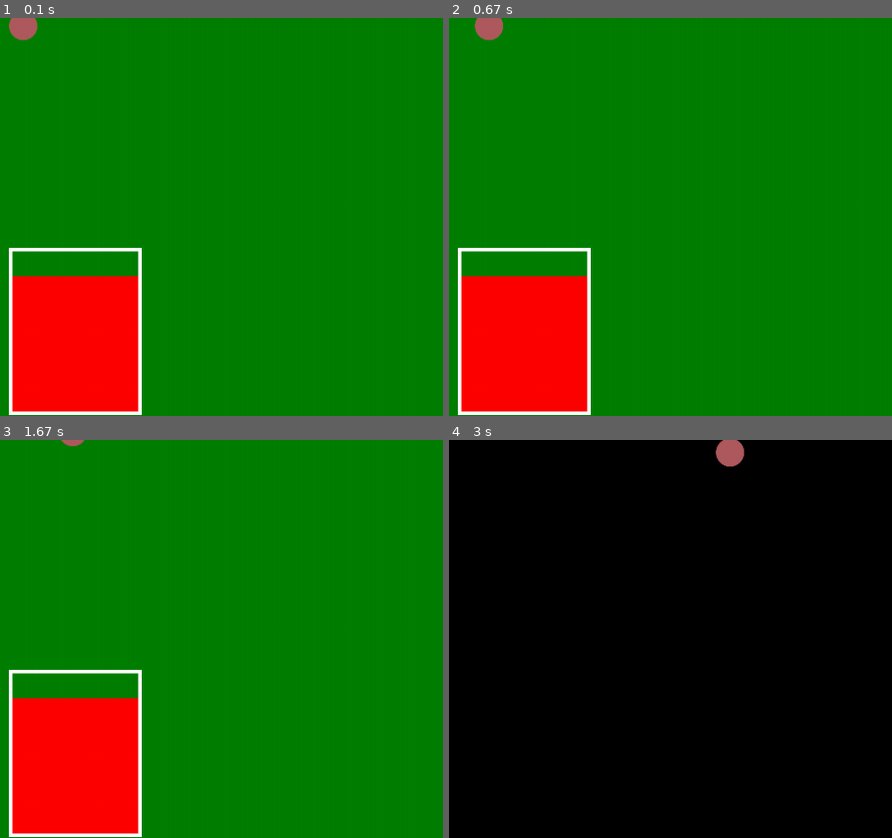
Above: before the commit, frames 1-4 (two rows, left to right).
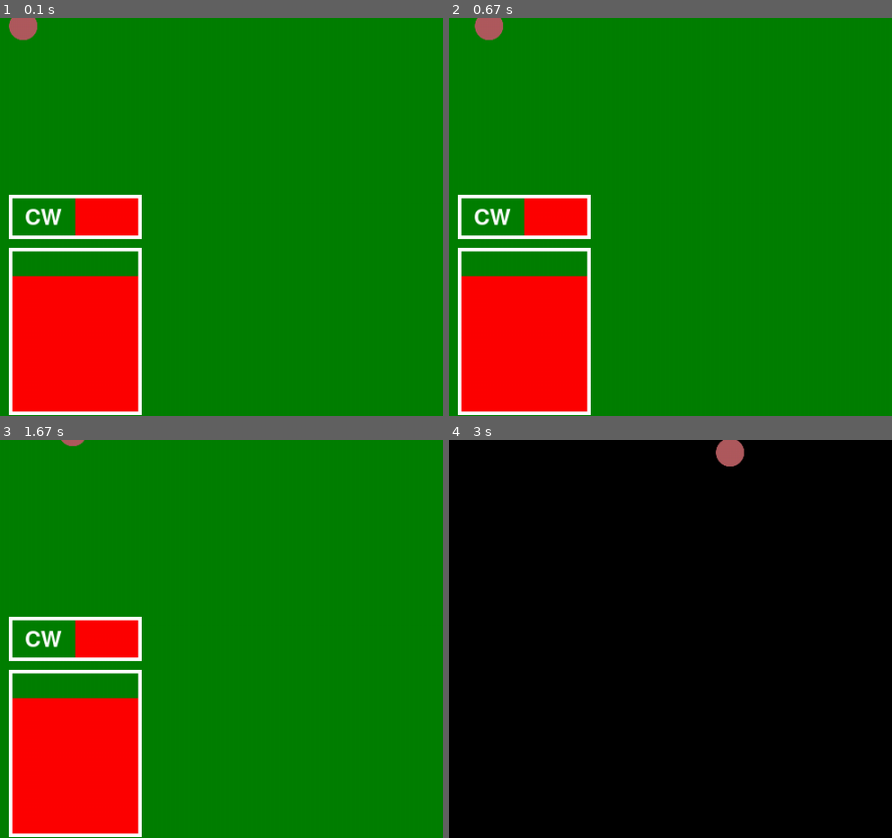
Above: after the commit, the same moments.

Repository: b7duongcs/PyGame-Disc-Golf
Game: pygame game, started from main.py
Same seed, same stepped clock (60 frames per second), same inputs: the game is played once before the commit and once after it.
Inputs:
- Up to frame 1 (0.1 s): no input
- Up to frame 2 (0.67 s): hold D from 0.33 s (still down)
- Up to frame 3 (1.67 s): release D at 0.8 s; hold W 0.83-1.13 s; hold D 1.17-1.63 s
- Up to frame 4 (3 s): no input
The pictures show only the part of the screen within x 0-50%, y 49-99%; the shares and areas given below are measured in that part.

The runs differ from the first frame. In frame 1, 2.3% of the frame differs, in the area x 2-32%, y 44-56%; in frame 2, 2.3%; in frame 3, 2.3%; in frame 4, nothing differs.

Commit message:
add rotation visual

Diff:
--- a/main.py
+++ b/main.py
@@ -22,11 +22,13 @@
 #fonts
 TIMER_FONT = pygame.font.Font('freesansbold.ttf', 32)
 GRAPH_FONT = pygame.font.Font('freesansbold.ttf', 10)
+ROTATION_FONT = pygame.font.Font('freesansbold.ttf', 25)
 
 #adjustment factors
 FT_TO_PIXELS = 5
 INTERVAL_LEN = 50
 BORDER = 10
+BAR_THICKNESS = 4
 
 #disc constants
 DISC_SIZE = 32
@@ -35,14 +37,27 @@
 START_X = BORDER
 START_Y = (HEIGHT - DISC_SIZE) / 2
 
-#parameter controls
+#launch speed
 MAX_SPEED = 27 #m/s
 PIXELS_PER_MS = 7
 PB_X = START_X
 PB_Y = HEIGHT - (MAX_SPEED * PIXELS_PER_MS + BORDER)
 PB_WIDTH = 150
-BAR_THICKNESS = 4
 POWER_BAR = pygame.Rect(PB_X, PB_Y, PB_WIDTH, MAX_SPEED * PIXELS_PER_MS)
+
+#rotation
+ROT_HEIGHT = 50
+ROT_X = START_X
+ROT_Y = PB_Y - ROT_HEIGHT - BORDER
+ROT_WIDTH = PB_WIDTH
+ROT_BUTTON = pygame.Rect(ROT_X, ROT_Y, ROT_WIDTH, ROT_HEIGHT)
+
+COVER_Y = ROT_Y + BAR_THICKNESS
+COVER_W = (ROT_WIDTH - 2*BAR_THICKNESS) / 2
+COVER_H = ROT_HEIGHT - 2*BAR_THICKNESS
+COVER_OFFSET = (ROT_WIDTH - 2*BAR_THICKNESS) / 2
+
+ROT_TEXT_Y = COVER_Y + BORDER
 
 #xz graph constants
 GRAPH_UPPER_Y_BOUND = HEIGHT - 65
@@ -54,8 +69,6 @@
 GRAPH_TITLE_Y = GRAPH_UPPER_Y_BOUND - 20
 
 def draw_window(disc, parameters, graph_disc, colour, time, ticks=0):
-    power_bar_fill = pygame.Rect(PB_X + BAR_THICKNESS, PB_Y + PIXELS_PER_MS*(27 - parameters.launch_speed), PB_WIDTH - 2*BAR_THICKNESS, parameters.launch_speed * PIXELS_PER_MS - 3)
-
     WIN.fill(colour)
     WIN.blit(DISC, (disc.x, disc.y))
 
@@ -64,8 +77,25 @@
         timer = int(TIME_LIMIT / 1000 - int(time / 1000))
 
         #launch rotation
+        cover_x = ROT_X + COVER_OFFSET + BAR_THICKNESS
+        rotation_dir = "CW"
+        rot_text_x = ROT_X + BAR_THICKNESS + BORDER
+        if parameters.rotation == -1:
+            rotation_dir = "CCW"
+            rot_text_x = cover_x
+            cover_x -= COVER_OFFSET
+
+        rotation_text = ROTATION_FONT.render(rotation_dir, True, WHITE)
+        rot_text_x = ROT_X + BAR_THICKNESS + (COVER_W - rotation_text.get_width())/2
+        if parameters.rotation == -1:
+            rot_text_x += COVER_OFFSET
+        WIN.blit(rotation_text, (rot_text_x, ROT_TEXT_Y))
+        cover = pygame.Rect(cover_x, COVER_Y, COVER_W, COVER_H)
+        pygame.draw.rect(WIN, WHITE, ROT_BUTTON, BAR_THICKNESS)
+        pygame.draw.rect(WIN, RED, cover, 0)
 
         #launch speed
+        power_bar_fill = pygame.Rect(PB_X + BAR_THICKNESS, PB_Y + PIXELS_PER_MS*(27 - parameters.launch_speed), PB_WIDTH - 2*BAR_THICKNESS, parameters.launch_speed * PIXELS_PER_MS - 3)
         pygame.draw.rect(WIN, WHITE, POWER_BAR, BAR_THICKNESS)
         pygame.draw.rect(WIN, RED, power_bar_fill, 0)
 
